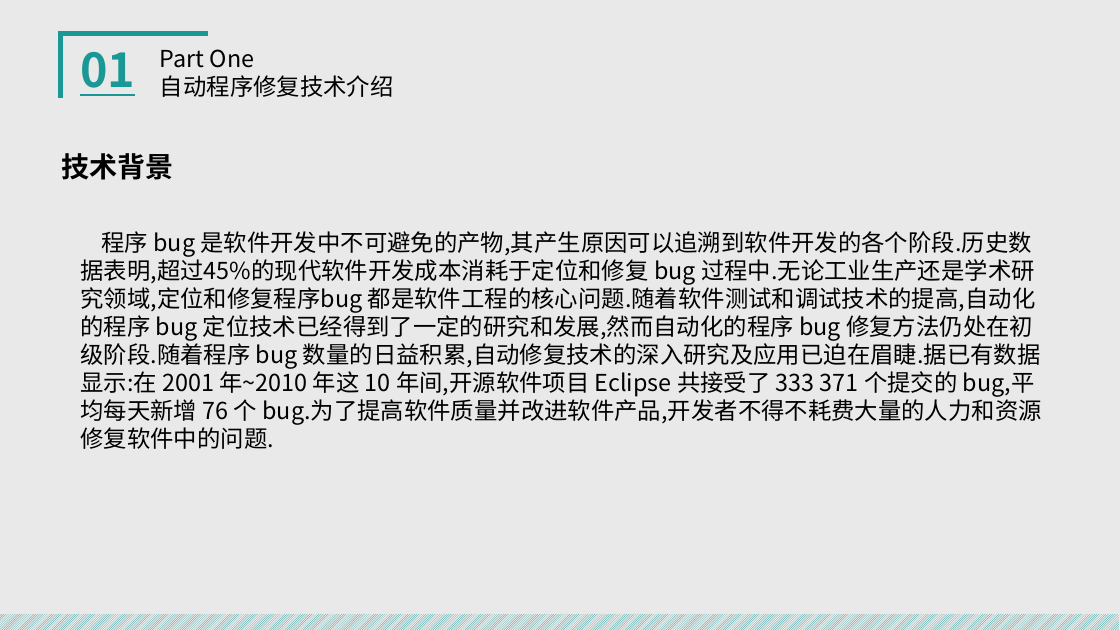
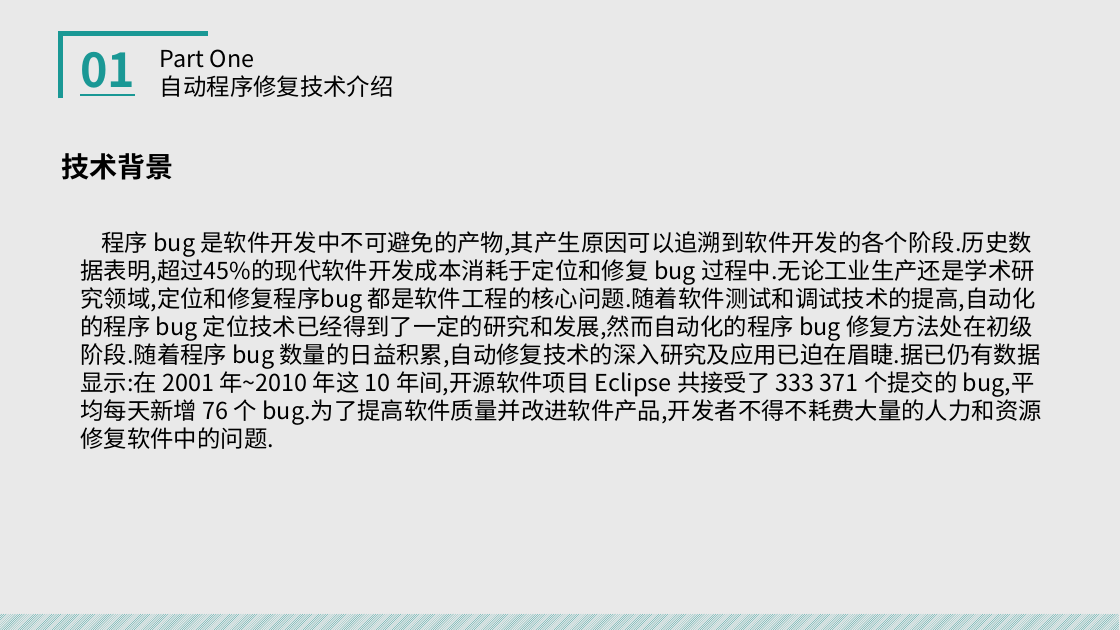
Before and after one commit to Ggiiljj/BALL_Date, a slide deck: slide 5 of 小组作业/SE2019春-G06-翻转课堂自动程序修复.pptx. Drawn at 1120x630 pixels with LibreOffice and Linux fonts; fonts in the diff are those of the drawing. Boxes give left, top, right and bottom in pixels: in the first picture for what was removed or moved away, otherwise in the second. Text is boxed around its words. In the diff, an @@ line names an element or a change of style, - is before the commit and + after.

```diff
--- a/小组作业/SE2019春-G06-翻转课堂自动程序修复.pptx
+++ b/小组作业/SE2019春-G06-翻转课堂自动程序修复.pptx
@@ text at [80,231,1041,449]: text changed @@
-程序 bug 是软件开发中不可避免的产物,其产生原因可以追溯到软件开发的各个阶段.历史数据表明,超过45%的现代软件开发成本消耗于定位和修复 bug 过程中.无论工业生产还是学术研究领域,定位和修复程序bug 都是软件工程的核心问题.随着软件测试和调试技术的提高,自动化的程序 bug 定位技术已经得到了一定的研究和发展,然而自动化的程序 bug 修复方法仍处在初级阶段.随着程序 bug 数量的日益积累,自动修复技术的深入研究及应用已迫在眉睫.据已有数据显示:在 2001 年~2010 年这 10 年间,开源软件项目 Eclipse 共接受了 333 371 个提交的 bug,平均每天新增 76 个 bug.为了提高软件质量并改进软件产品,开发者不得不耗费大量的人力和资源修复软件中的问题.
+程序 bug 是软件开发中不可避免的产物,其产生原因可以追溯到软件开发的各个阶段.历史数据表明,超过45%的现代软件开发成本消耗于定位和修复 bug 过程中.无论工业生产还是学术研究领域,定位和修复程序bug 都是软件工程的核心问题.随着软件测试和调试技术的提高,自动化的程序 bug 定位技术已经得到了一定的研究和发展,然而自动化的程序 bug 修复方法处在初级阶段.随着程序 bug 数量的日益积累,自动修复技术的深入研究及应用已迫在眉睫.据已仍有数据显示:在 2001 年~2010 年这 10 年间,开源软件项目 Eclipse 共接受了 333 371 个提交的 bug,平均每天新增 76 个 bug.为了提高软件质量并改进软件产品,开发者不得不耗费大量的人力和资源修复软件中的问题.
```
Also in this commit, not shown: 5 other files.
